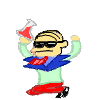
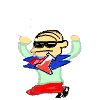
Layers edited between the first and the second 100 × 100 image:
painted on "Background" over (x1=16, y1=18, x2=57, y2=76)
